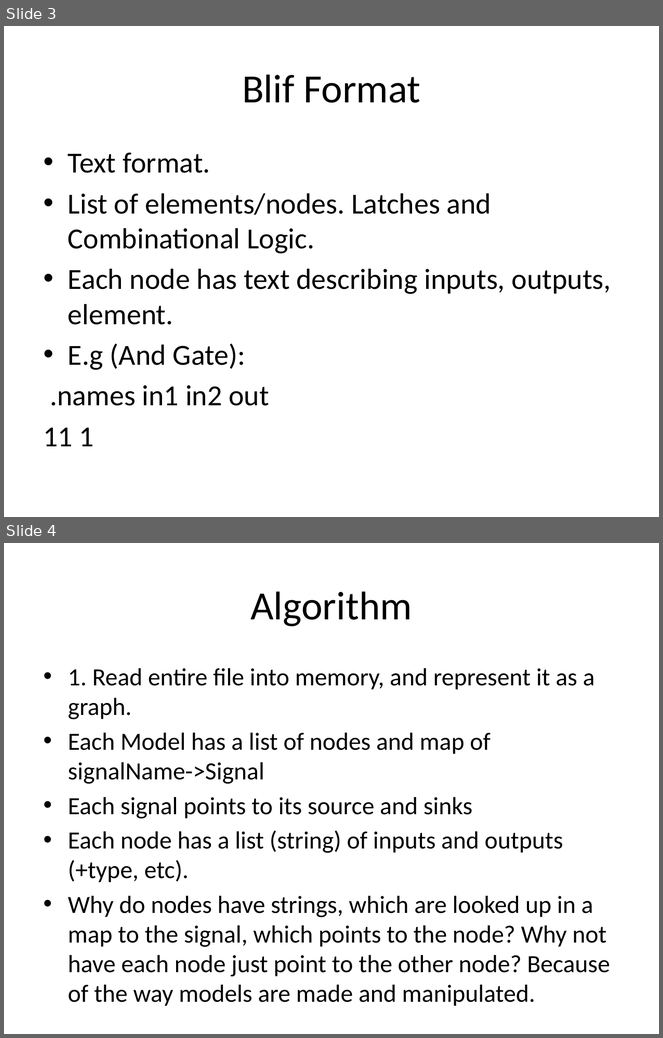
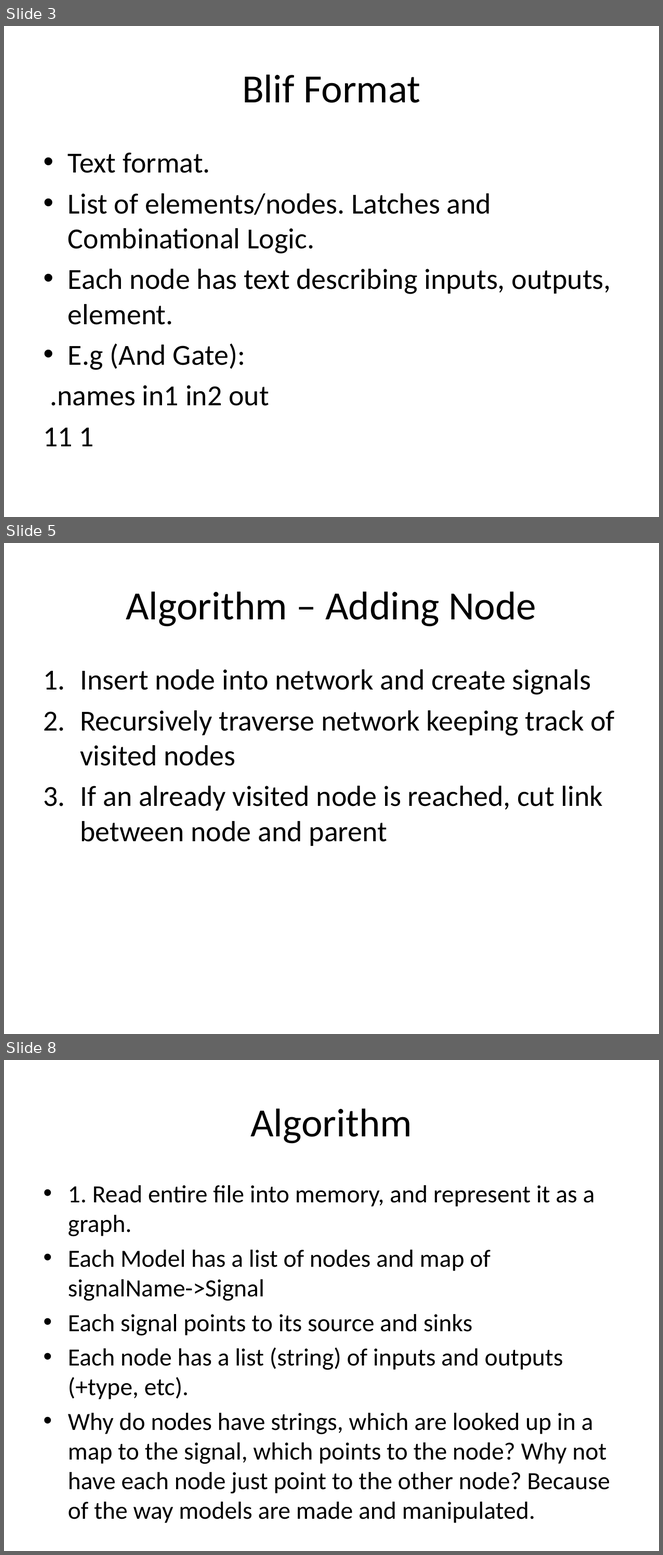
Before and after one commit to Jemima/ths, a slide deck: Partitioning Algorithm and Initial Results.pptx. Shown one above the other, each under a label of ours: slides 3 and 4 before the commit, slides 3, 5 and 8 after it; the slides between them are not shown. The pictures are 663x1038 and 663x1555 pixels, drawn with LibreOffice and Linux fonts; fonts in the diff are those of the drawing. Boxes give left, top, right and bottom in pixels: in the first picture for what was removed or moved away, otherwise in the second. Text is boxed around its words. In the diff, an @@ line names an element or a change of style, - is before the commit and + after.

```diff
--- a/Partitioning Algorithm and Initial Results.pptx
+++ b/Partitioning Algorithm and Initial Results.pptx
@@ slide 5 added at <box>4,543,659,1034</box>, background #FFFFFF @@
@@ title added at <box>126,591,536,627</box>, 44 pt, text #000000 @@
+Algorithm – Adding Node
@@ text added at <box>80,669,615,846</box>, 32 pt, text #000000 @@
+1. Insert node into network and create signals
+2. Recursively traverse network keeping track of visited nodes
+3. If an already visited node is reached, cut link between node and parent
@@ what was slide 4 is now slide 8 @@
```
Also in this commit, not shown: 1 slide changed, 3 other slides added, 12 other files.
